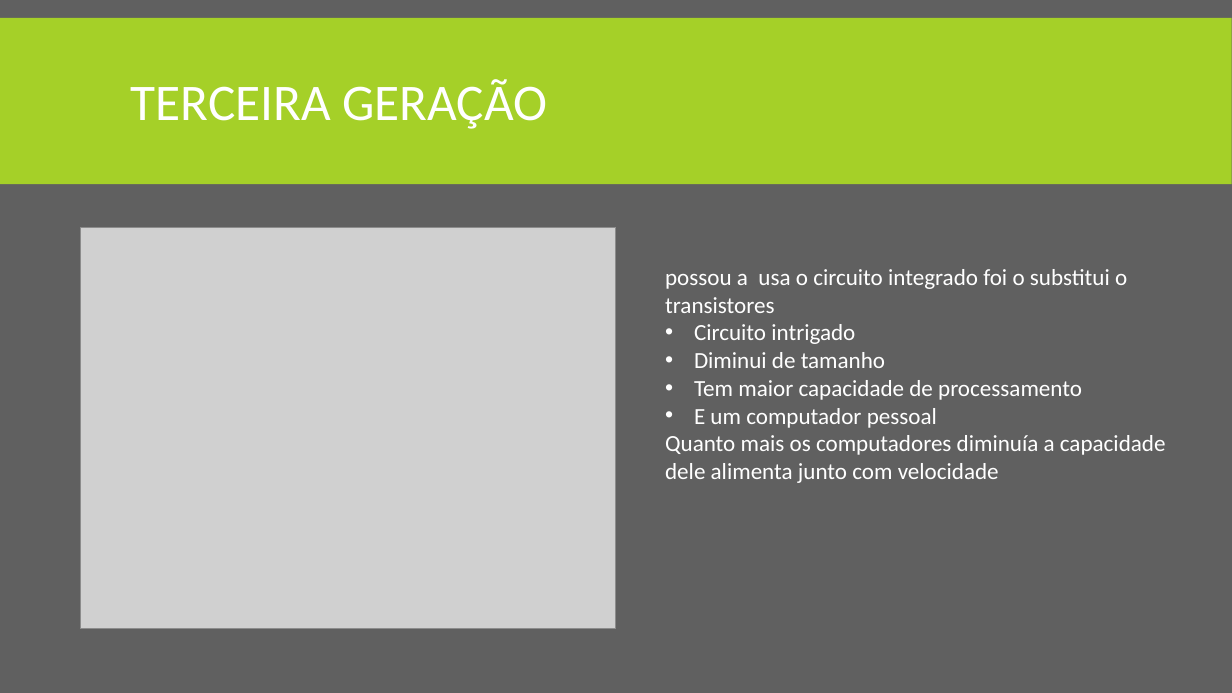
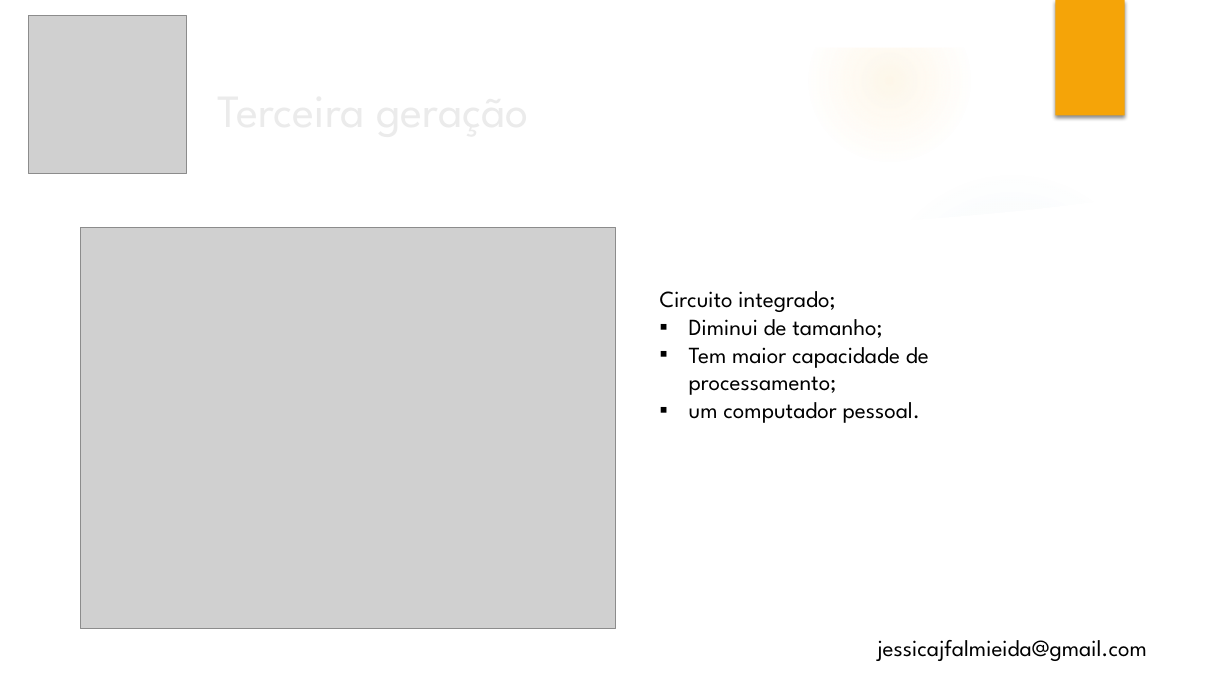
Before and after one commit to almeidaalijessica/tes, a slide deck: slide 7 of Evolução dos computadores.pptx (slide 5 before the commit). Drawn at 1232x693 pixels with LibreOffice and Linux fonts; fonts in the diff are those of the drawing; grey boxes stand for pictures; background and template pictures are left out. Boxes give left, top, right and bottom in pixels: in the first picture for what was removed or moved away, otherwise in the second. Text is boxed around its words. In the diff, an @@ line names an element or a change of style, - is before the commit and + after.

```diff
--- a/Evolução dos computadores.pptx
+++ b/Evolução dos computadores.pptx
@@ background #606060 to picture (left out) @@
@@ rectangle removed at (x1=0, y1=18, x2=1232, y2=184) @@
@@ group added at (x1=0, y1=0, x2=1232, y2=693): 6 ellipses, 3 freeform shapes @@
@@ picture added at (x1=29, y1=16, x2=187, y2=174) @@
@@ rectangle added at (x1=1055, y1=0, x2=1125, y2=116), fill #F5A408 @@
@@ title at (x1=131, y1=79, x2=548, y2=129): text changed; size 40 to 36 pt; font Calibri to League Spartan; text colour #FFFFFF to #EBEBEB @@
-TERCEIRA GERAÇÃO
+Terceira geração
@@ text at (x1=660, y1=291, x2=929, y2=423): text changed; font Calibri to League Spartan; text colour #FFFFFF to #000000 @@
-possou a usa o circuito integrado foi o substitui o transistores
-• Circuito intrigado
-• Diminui de tamanho
-• Tem maior capacidade de processamento
-• E um computador pessoal
-Quanto mais os computadores diminuía a capacidade dele alimenta junto com velocidade
+Circuito integrado;
+▪ Diminui de tamanho;
+▪ Tem maior capacidade de processamento;
+▪ um computador pessoal.
@@ text added at (x1=877, y1=640, x2=1147, y2=661), 18 pt, text #000000 @@
+jessicajfalmieida@gmail.com
```
Also in this commit, not shown: 5 other slides changed, 5 slides added, 2 slides removed, 1 other file.
